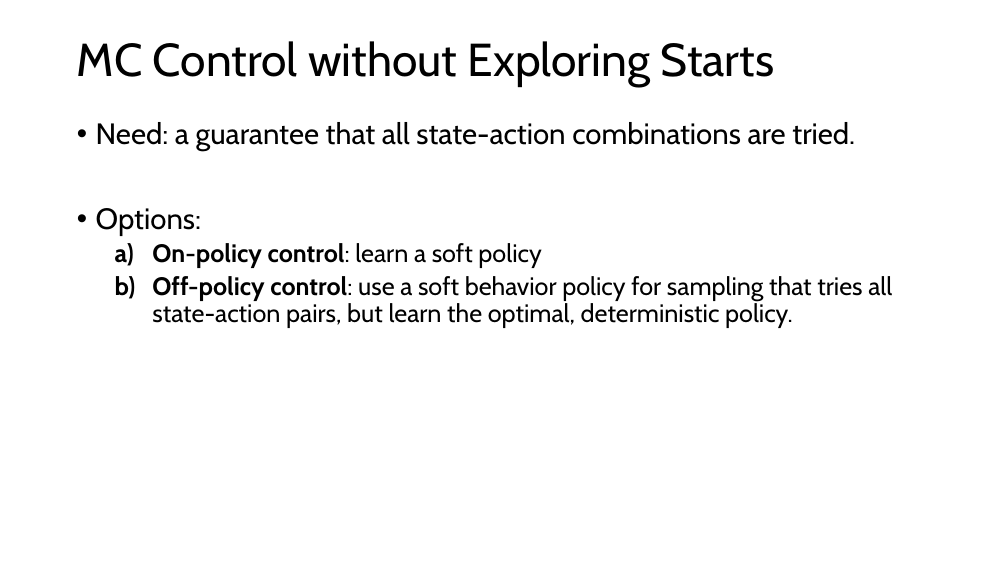
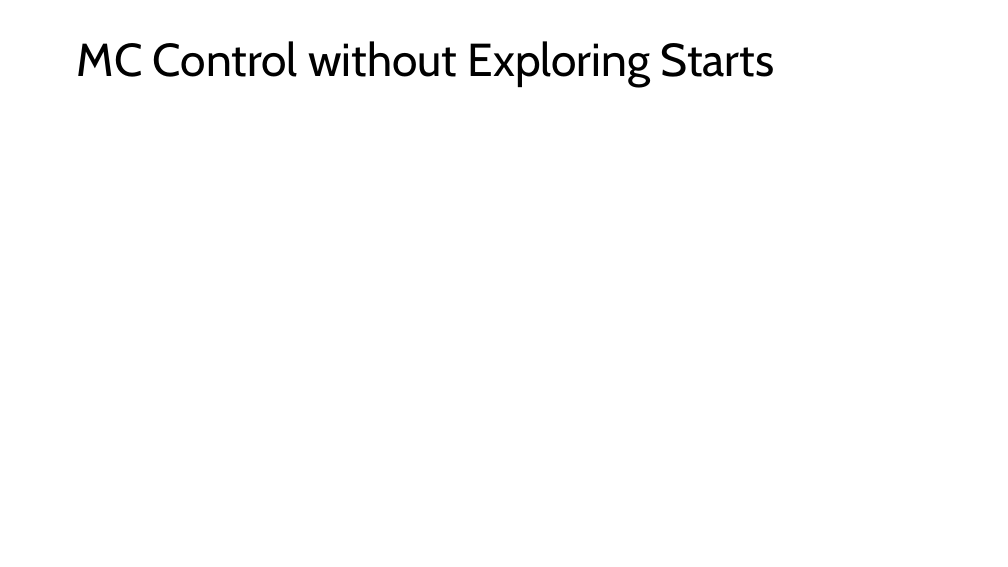
Before and after one commit to mhahsler/Introduction_to_Reinforcement_Learning, a slide deck: slide 12 of slides/Lecture_Chapter05.pptx. Drawn at 1008x567 pixels with LibreOffice and Linux fonts; fonts in the diff are those of the drawing; grey boxes stand for pictures. Boxes give left, top, right and bottom in pixels: in the first picture for what was removed or moved away, otherwise in the second. Text is boxed around its words. In the diff, an @@ line names an element or a change of style, - is before the commit and + after.

```diff
--- a/slides/Lecture_Chapter05.pptx
+++ b/slides/Lecture_Chapter05.pptx
@@ text removed at (96, 122, 892, 328) @@
-• Need: a guarantee that all state-action combinations are tried.
-• Options:
-  a) On-policy control: learn a soft policy
-  b) Off-policy control: use a soft behavior policy for sampling that tries all state-action pairs, but learn the optimal, deterministic policy.
```
Also in this commit, not shown: 8 other slides changed, 5 slides added, 4 slides removed, 11 other files.
